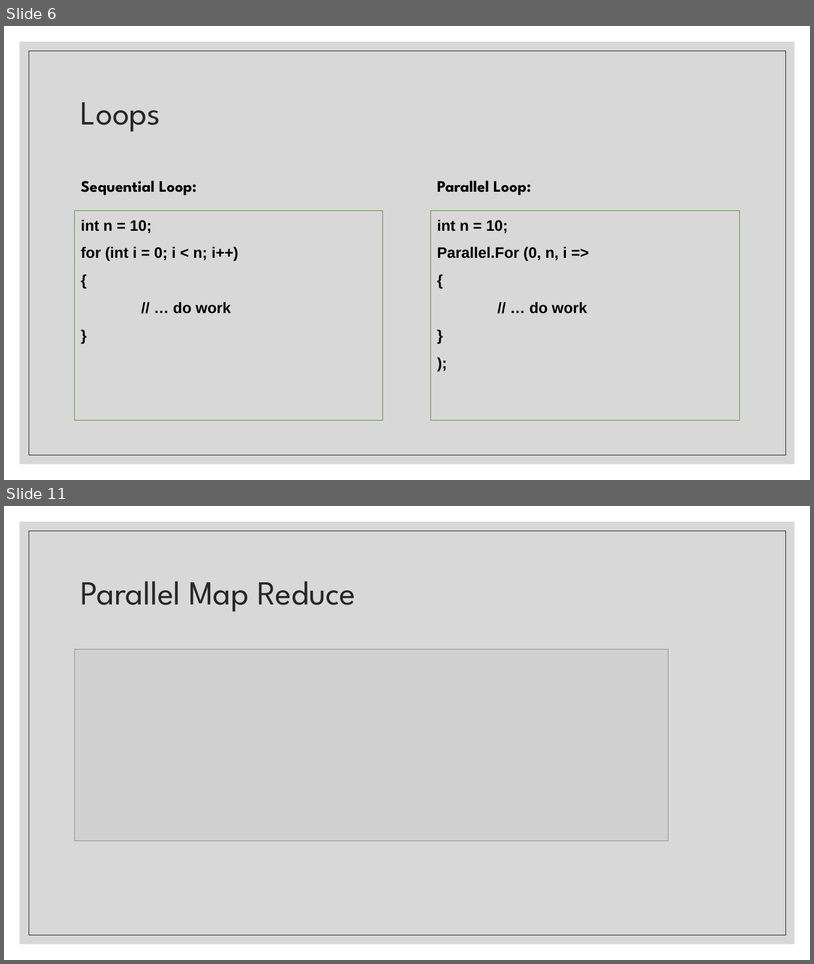
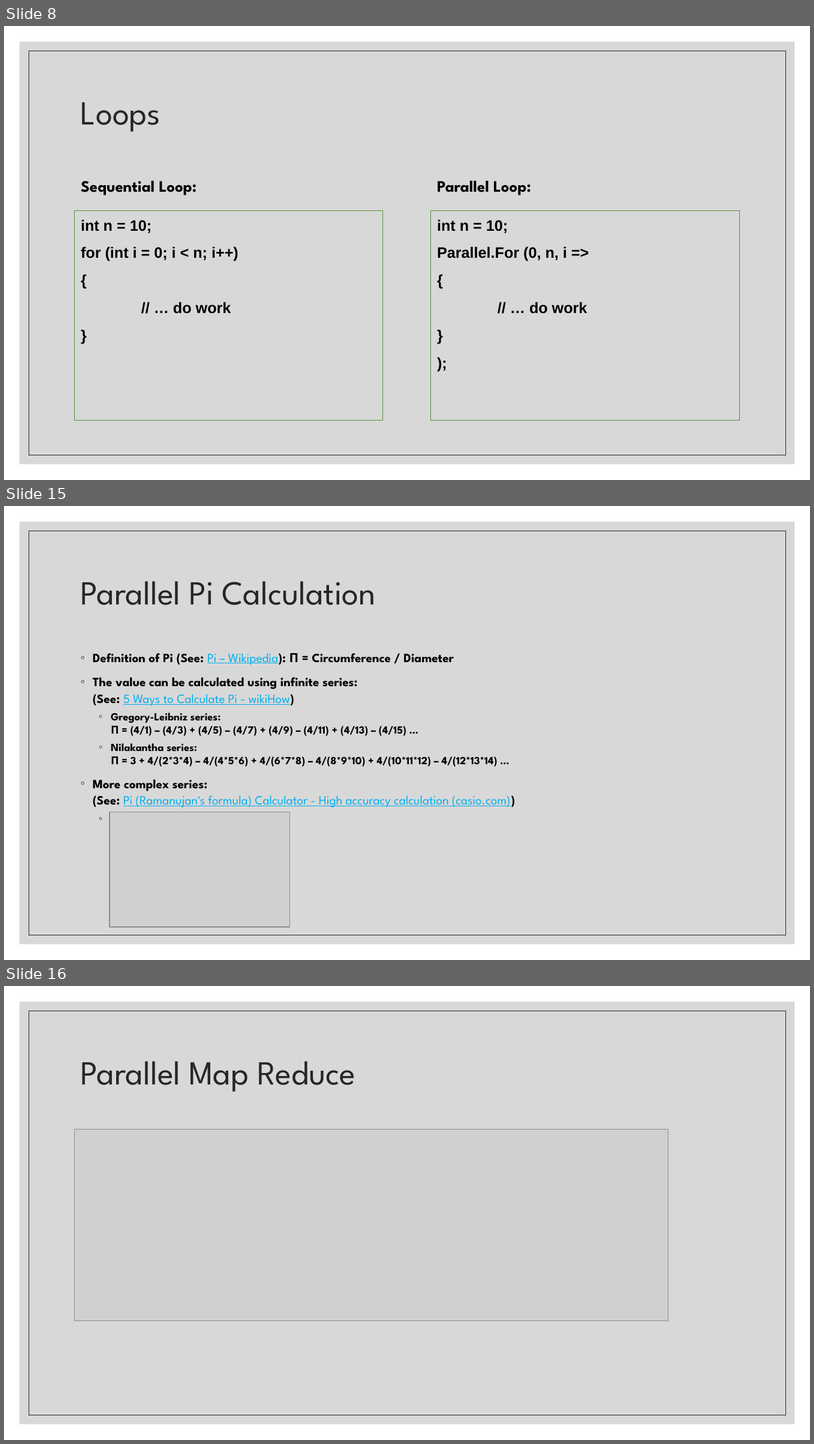
Before and after one commit to belward1/CSC543FinalProject, a slide deck: CSC543FinalProject/CSC 543 - Spring 2021 - Final Project - Bob Elward.pptx. Shown one above the other, each under a label of ours: slides 6 and 11 before the commit, slides 8, 15 and 16 after it; the slides between them are not shown. The pictures are 814x964 and 814x1444 pixels, drawn with LibreOffice and Linux fonts; fonts in the diff are those of the drawing; grey boxes stand for pictures. Boxes give left, top, right and bottom in pixels: in the first picture for what was removed or moved away, otherwise in the second. Text is boxed around its words. In the diff, an @@ line names an element or a change of style, - is before the commit and + after.

```diff
--- a/CSC543FinalProject/CSC 543 - Spring 2021 - Final Project - Bob Elward.pptx
+++ b/CSC543FinalProject/CSC 543 - Spring 2021 - Final Project - Bob Elward.pptx
@@ slide 15 added at (x1=4, y1=506, x2=810, y2=960), background #FFFFFF; not listed: 2 template elements that a slide beside it also shows @@
@@ title added at (x1=81, y1=581, x2=376, y2=605), 40 pt, text #262626 @@
+Parallel Pi Calculation
@@ text added at (x1=93, y1=653, x2=515, y2=807), 15 pt, text #000000, bold @@
+◦ Definition of Pi (See: Pi – Wikipedia): Π = Circumference / Diameter
+◦ The value can be calculated using infinite series:
+  (See: 5 Ways to Calculate Pi - wikiHow)
+  ◦ Gregory-Leibniz series:
+    Π = (4/1) – (4/3) + (4/5) – (4/7) + (4/9) – (4/11) + (4/13) – (4/15) …
+  ◦ Nilakantha series:
+    Π = 3 + 4/(2*3*4) – 4/(4*5*6) + 4/(6*7*8) – 4/(8*9*10) + 4/(10*11*12) – 4/(12*13*14) …
+◦ More complex series:
+  (See: Pi (Ramanujan's formula) Calculator - High accuracy calculation (casio.com))
@@ picture added at (x1=110, y1=812, x2=290, y2=927) @@
@@ what was slide 6 is now slide 8 @@
@@ what was slide 11 is now slide 16 @@
```
Also in this commit, not shown: 4 slides changed, 5 other slides added, 10 other files.
